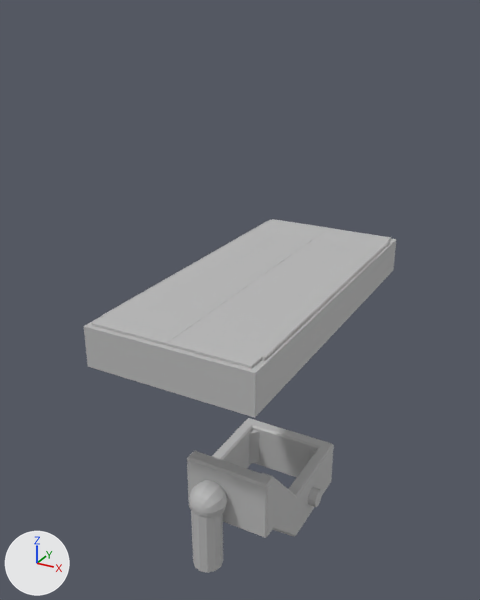
One commit to the FBX model 2019_Senior_Project_Car_Game/scenes/Weapons/Animation Weapons/Weapon_Mount_Animated_EX.fbx: the scene before it, then after it.
One viewpoint serves both versions: a 50 mm lens placed at (0.0615, -0.1204, 0.063), pointed at (-0.0048, 0.0002, 0.0027). The lights are fixed; the arrows at lower left show +X, +Y and +Z. Where no turn or scale is listed for an object, it has been applied to the vertices.

In view in the first picture: 'Gun_Mount_Swivel', 'Left_Door', 'Mount_Base_Elevation', 'Mount_Box', 'Right_Door'.
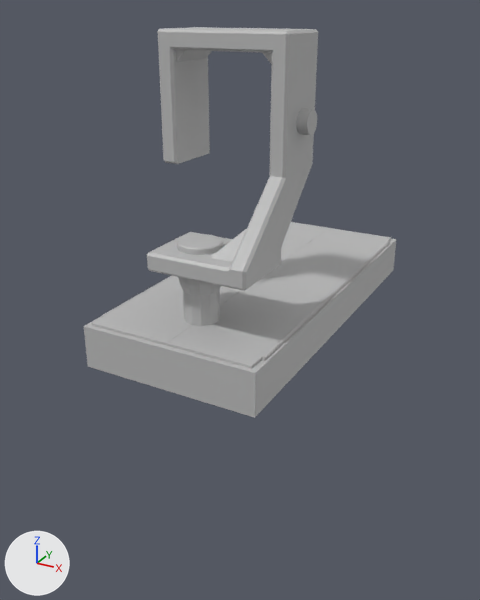
What the commit changed:
Object 'Mount_Base_Elevation' (ob_mount_base_elevation) moves from (0.0001, -0.0205, -0.0325) to (0.0001, -0.0205, 0.0191).
Object 'Gun_Mount_Swivel' (ob_gun_mount_swivel) turns from (-90, 0, 0) to (0, 0, 0) degrees about x, y and z.
Object 'Gun_Mount_Swivel' (ob_gun_mount_swivel) moves from (-0.0118, -5.38, 0.248) to (-0.0118, -0.159, 0.309).

Boxes [x1, y1, x2, y2] around the edits, measured in the pictures (480 x 600 px):
'Gun_Mount_Swivel', moved, turned
    before: [187, 418, 334, 538]
    after: [147, 27, 318, 296]
'Mount_Base_Elevation', moved
    before: [191, 510, 223, 573]
    after: [183, 289, 220, 326]
